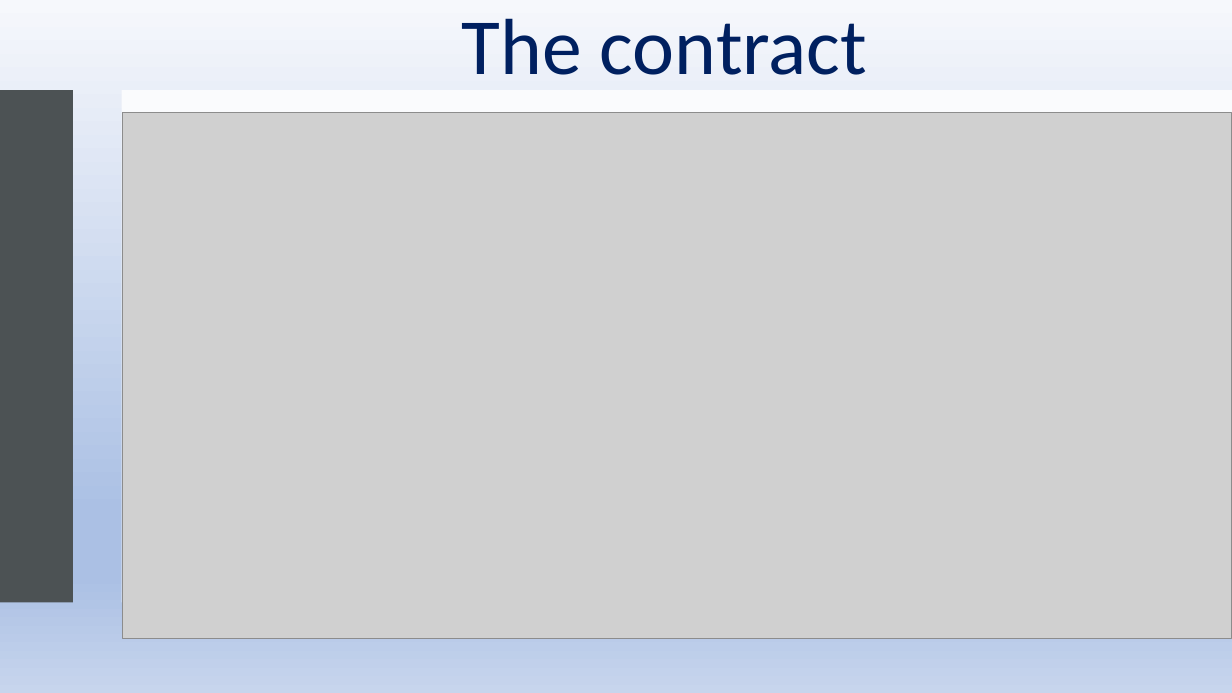
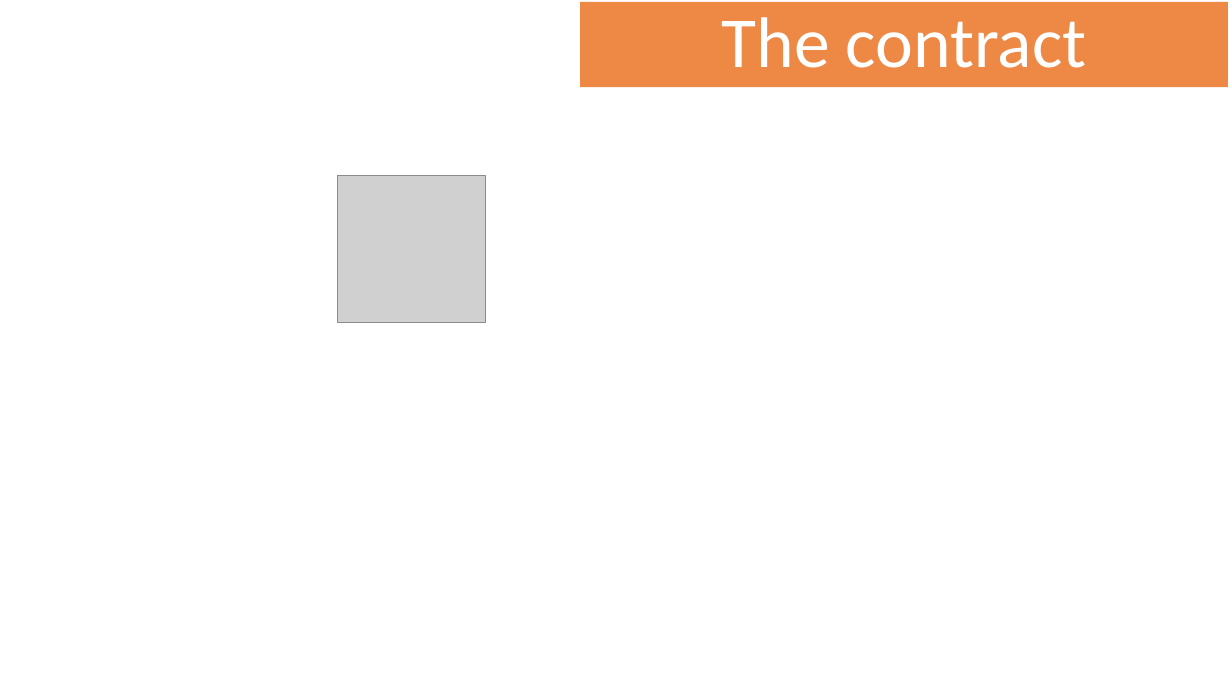
Before and after one commit to Blocks365/blockchain-vacation, a slide deck: slide 23 of ethereum/media/March 2020 presentation.pptx (slide 22 before the commit). Drawn at 1232x693 pixels with LibreOffice and Linux fonts; fonts in the diff are those of the drawing; grey boxes stand for pictures; background and template pictures are left out. Boxes give left, top, right and bottom in pixels: in the first picture for what was removed or moved away, otherwise in the second. Text is boxed around its words. In the diff, an @@ line names an element or a change of style, - is before the commit and + after.

Commit message:
Contract diagram and styling

```diff
--- a/ethereum/media/March 2020 presentation.pptx
+++ b/ethereum/media/March 2020 presentation.pptx
@@ rectangle removed at (x1=0, y1=0, x2=1232, y2=693) @@
@@ title "The contract" resized from (x1=462, y1=18, x2=867, y2=75) to (x1=580, y1=2, x2=1228, y2=87) @@
@@ title "The contract" at (x1=580, y1=2, x2=1228, y2=87): size 62 to 55.8 pt, text colour #002060 to #FFFFFF; fill none to #ED7D31 at 90% opacity @@
@@ rectangle removed at (x1=0, y1=90, x2=73, y2=603) @@
@@ rectangle at (x1=121, y1=90, x2=1232, y2=603): fill #FFFFFF at 80% opacity to #FFFFFF at 90% opacity @@
@@ picture removed at (x1=123, y1=113, x2=1232, y2=639) @@
@@ picture added at (x1=337, y1=176, x2=486, y2=323) @@
```
Also in this commit, not shown: 21 other slides changed, 9 slides added, 2 slides removed, 1 other file.
